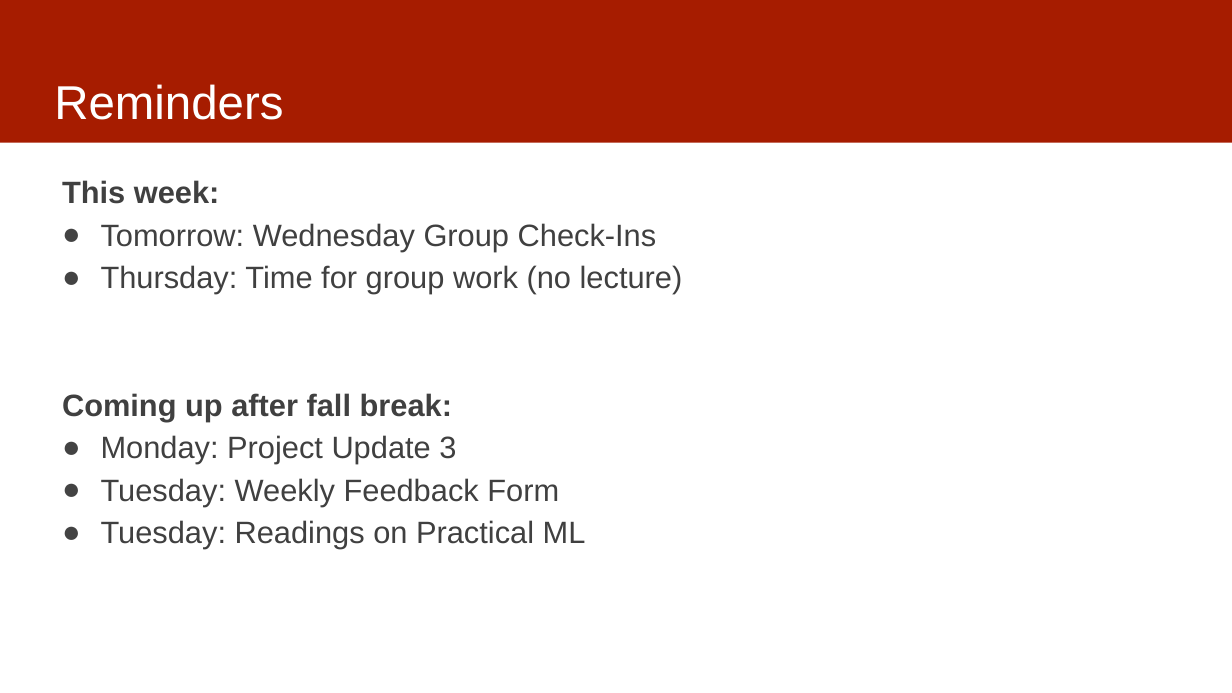
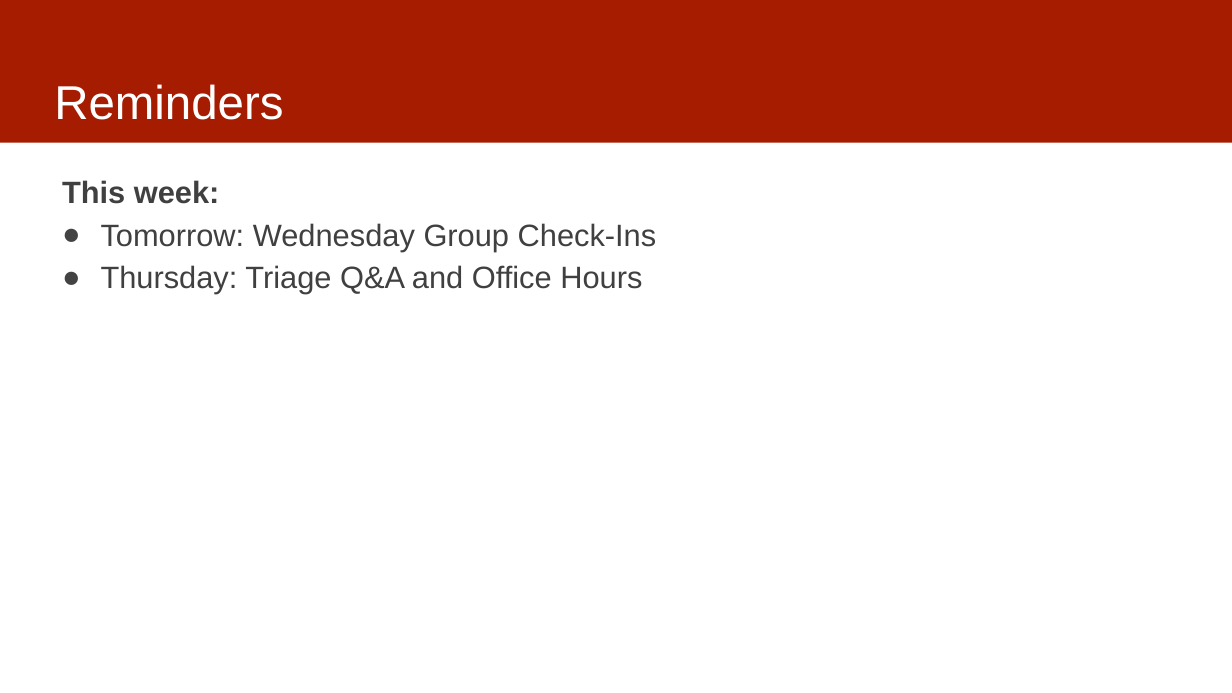
Before and after one commit to dssg/mlforpublicpolicylab, a slide deck: slide 39 of Lectures/12-features-and-imputation.pptx. Drawn at 1232x693 pixels with LibreOffice and Linux fonts; fonts in the diff are those of the drawing. Boxes give left, top, right and bottom in pixels: in the first picture for what was removed or moved away, otherwise in the second. Text is boxed around its words. In the diff, an @@ line names an element or a change of style, - is before the commit and + after.

```diff
--- a/Lectures/12-features-and-imputation.pptx
+++ b/Lectures/12-features-and-imputation.pptx
@@ text at <box>101,265,642,294</box>: text changed @@
-● Thursday: Time for group work (no lecture)
-Coming up after fall break:
-● Monday: Project Update 3
-● Tuesday: Weekly Feedback Form
-● Tuesday: Readings on Practical ML
+● Thursday: Triage Q&A and Office Hours
```
Also in this commit, not shown: 3 other slides changed, 1 slide added, 1 slide removed, 1 other file.
